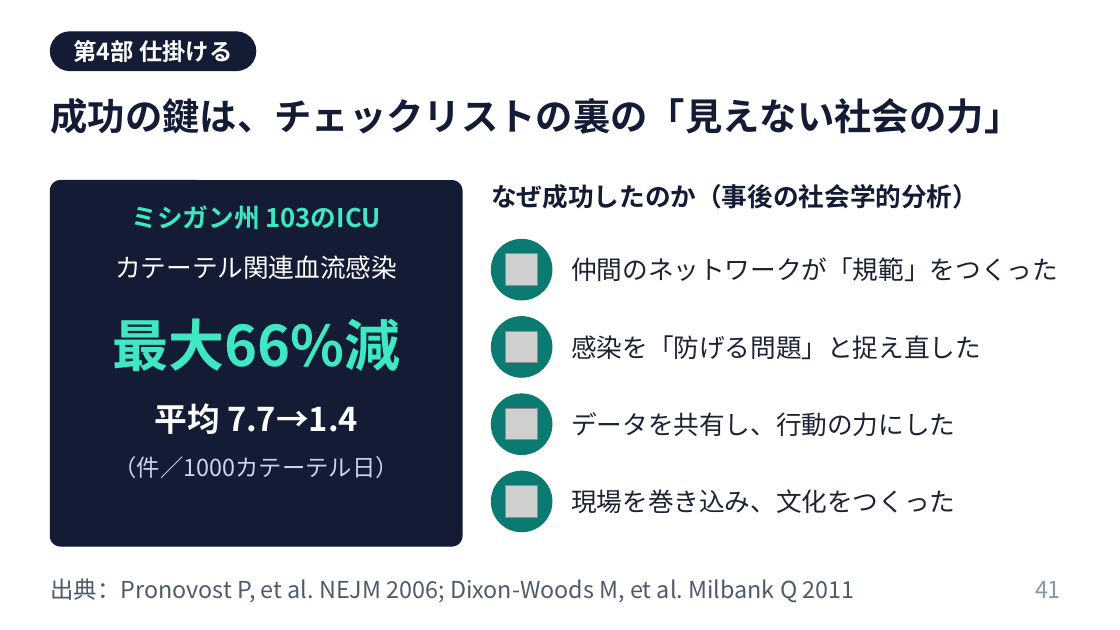
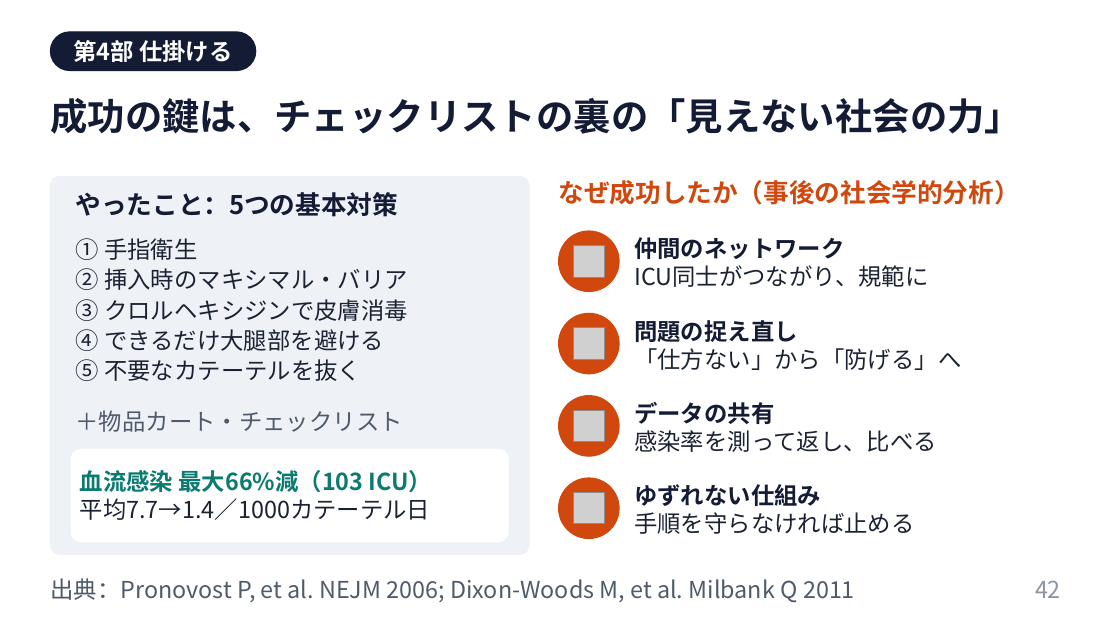
Before and after one commit to nsuzuki88-bit/my-web, a slide deck: slide 42 of lectures/behavioral-science-invisible-enemy/行動科学は感染対策の見えない敵を可視化する.pptx (slide 41 before the commit). Drawn at 1120x630 pixels with LibreOffice and Linux fonts; fonts in the diff are those of the drawing; grey boxes stand for pictures. Boxes give left, top, right and bottom in pixels: in the first picture for what was removed or moved away, otherwise in the second. Text is boxed around its words. In the diff, an @@ line names an element or a change of style, - is before the commit and + after.

```diff
--- a/lectures/behavioral-science-invisible-enemy/行動科学は感染対策の見えない敵を可視化する.pptx
+++ b/lectures/behavioral-science-invisible-enemy/行動科学は感染対策の見えない敵を可視化する.pptx
@@ rounded rectangle: place and size @@
-rounded rectangle at <box>50,181,462,546</box>
+rounded rectangle at <box>50,176,529,555</box>
@@ rounded rectangle at <box>50,176,529,555</box>: fill #131B35 to #EEF2F7; outline #131B35 1 pt to #EEF2F7 1 pt; proportions changed @@
@@ text at <box>76,192,399,217</box>: text changed; text colour #3FE8C2 to #131B35 @@
-ミシガン州 103のICU
+やったこと：5つの基本対策
@@ text at <box>559,180,1020,205</box>: text changed; text colour #131B35 to #D1480E @@
-なぜ成功したのか（事後の社会学的分析）
+なぜ成功したか（事後の社会学的分析）
@@ text at <box>76,238,408,381</box>: text changed; size 22 to 20 pt; text colour #FFFFFF to #1B2333 @@
-カテーテル関連血流感染
+① 手指衛生
+② 挿入時のマキシマル・バリア
+③ クロルヘキシジンで皮膚消毒
+④ できるだけ大腿部を避ける
+⑤ 不要なカテーテルを抜く
@@ ellipse: place and size @@
-ellipse at <box>492,239,552,300</box>
+ellipse at <box>559,231,619,292</box>
@@ fill #0B7A70 to #D1480E; outline #0B7A70 1 pt to #D1480E 1 pt in 4 elements at <box>559,396,619,456</box>, <box>559,313,619,374</box>, <box>559,478,619,539</box>, <box>559,231,619,292</box> @@
@@ text at <box>634,237,928,287</box>: text changed; size 22 to 20 pt @@
-仲間のネットワークが「規範」をつくった
+仲間のネットワーク
+ICU同士がつながり、規範に
@@ picture: place and size @@
-picture at <box>506,254,537,285</box>
+picture at <box>573,245,604,276</box>
@@ ellipse: place and size @@
-ellipse at <box>492,317,552,377</box>
+ellipse at <box>559,313,619,374</box>
@@ picture added at <box>573,328,604,359</box> @@
@@ text at <box>634,320,961,370</box>: text changed; size 22 to 20 pt @@
-感染を「防げる問題」と捉え直した
+問題の捉え直し
+「仕方ない」から「防げる」へ
@@ picture removed at <box>506,331,537,362</box> @@
@@ text at <box>76,410,403,432</box>: text changed; size 48 to 20 pt; text colour #3FE8C2 to #4F5B6B; bold off @@
-最大66%減
+＋物品カート・チェックリスト
@@ text "＋物品カート・チェックリスト" at <box>76,410,403,432</box>: vertical alignment middle to top @@
@@ text removed at <box>154,403,358,434</box> @@
-平均 7.7→1.4
@@ picture removed at <box>506,408,537,439</box> @@
@@ ellipse: place and size @@
-ellipse at <box>492,394,552,455</box>
+ellipse at <box>559,396,619,456</box>
@@ picture added at <box>573,410,604,441</box> @@
@@ text at <box>634,402,937,452</box>: text changed; size 22 to 20 pt @@
-データを共有し、行動の力にした
+データの共有
+感染率を測って返し、比べる
@@ rounded rectangle added at <box>71,450,508,542</box>, fill #FFFFFF, outline #FFFFFF 1 pt @@
@@ text at <box>80,470,432,520</box>: text changed; text colour #C9D4E8 to #1B2333 @@
-（件／1000カテーテル日）
+血流感染 最大66%減（103 ICU）
+平均7.7→1.4／1000カテーテル日
@@ text "血流感染 最大66%減（103 ICU）" at <box>80,470,432,520</box>: vertical alignment top to middle @@
@@ ellipse: place and size @@
-ellipse at <box>492,471,552,532</box>
+ellipse at <box>559,478,619,539</box>
@@ picture removed at <box>506,486,537,517</box> @@
@@ picture added at <box>573,492,604,523</box> @@
@@ text at <box>634,484,915,534</box>: text changed; size 22 to 20 pt @@
-現場を巻き込み、文化をつくった
+ゆずれない仕組み
+手順を守らなければ止める
@@ page number at <box>1035,580,1061,598</box>: text changed @@
-41
+42
```
Also in this commit, not shown: 1 other slide changed, 3 slides added, 2 slides removed, 9 other files.
